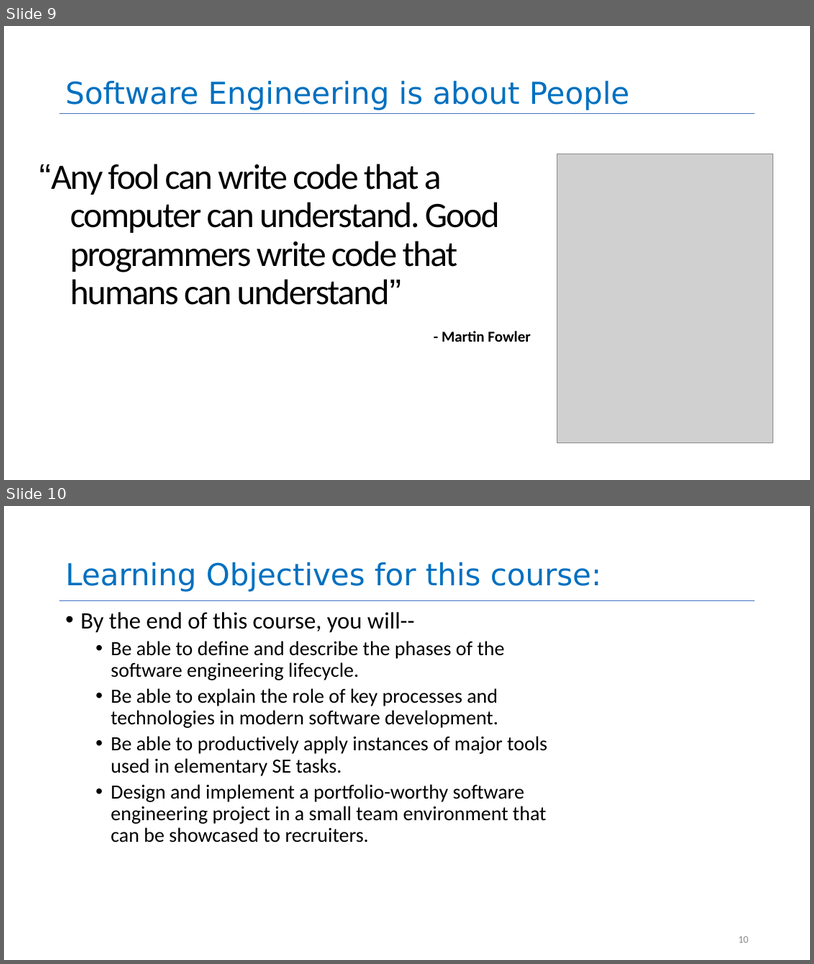
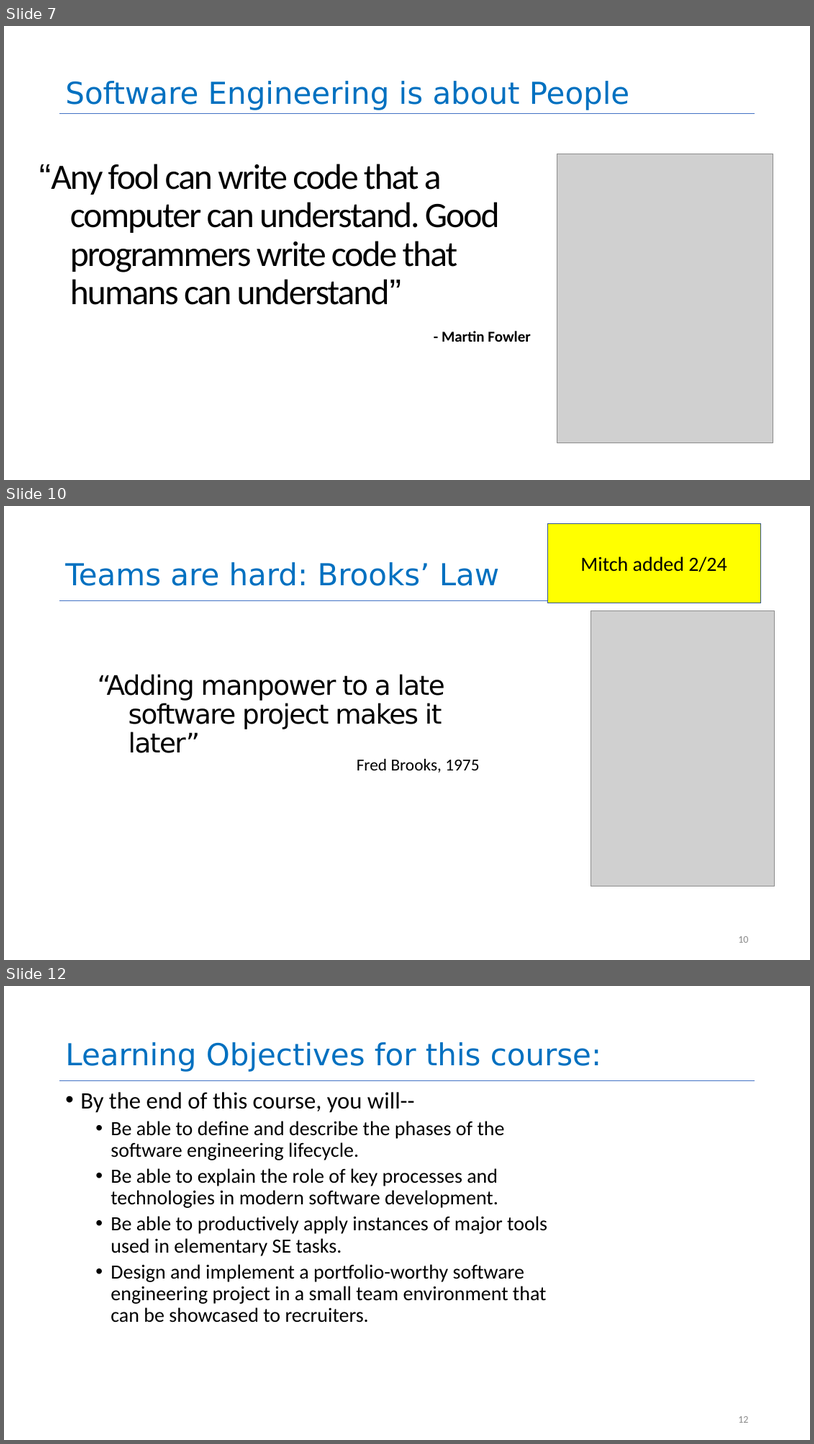
Before and after one commit to neu-se/CS4530-Spring-2024, a slide deck: Slides/Module 01.1 Course Introduction.pptx. Shown one above the other, each under a label of ours: slides 9 and 10 before the commit, slides 7, 10 and 12 after it; the slides between them are not shown. The pictures are 814x964 and 814x1444 pixels, drawn with LibreOffice and Linux fonts; fonts in the diff are those of the drawing; grey boxes stand for pictures. Boxes give left, top, right and bottom in pixels: in the first picture for what was removed or moved away, otherwise in the second. Text is boxed around its words. In the diff, an @@ line names an element or a change of style, - is before the commit and + after.

```diff
--- a/Slides/Module 01.1 Course Introduction.pptx
+++ b/Slides/Module 01.1 Course Introduction.pptx
@@ slide 10 added at <box>4,506,810,960</box>, background #FFFFFF; not listed: 1 template element that a slide beside it also shows @@
@@ rectangle added at <box>548,523,761,602</box>, fill #FFFF00, outline #325491 1 pt, 24 pt, text #000000 @@
+Mitch added 2/24
@@ title added at <box>65,562,499,586</box>, 36 pt, text #0070C0 @@
+Teams are hard: Brooks’ Law
@@ picture added at <box>592,610,774,886</box> @@
@@ text added at <box>98,674,445,753</box>, 32 pt, text #000000 @@
+“Adding manpower to a late software project makes it later”
@@ text added at <box>357,758,479,772</box>, 20 pt, text #000000 @@
+Fred Brooks, 1975
@@ page number added at <box>738,936,748,942</box>, 12 pt, text #8C8C8C @@
+10
@@ what was slide 9 is now slide 7 @@
@@ what was slide 10 is now slide 12 @@
@@ page number at <box>738,1416,748,1422</box>: text changed @@
-10
+12
```
Also in this commit, not shown: 2 slides changed, 1 other slide added.
